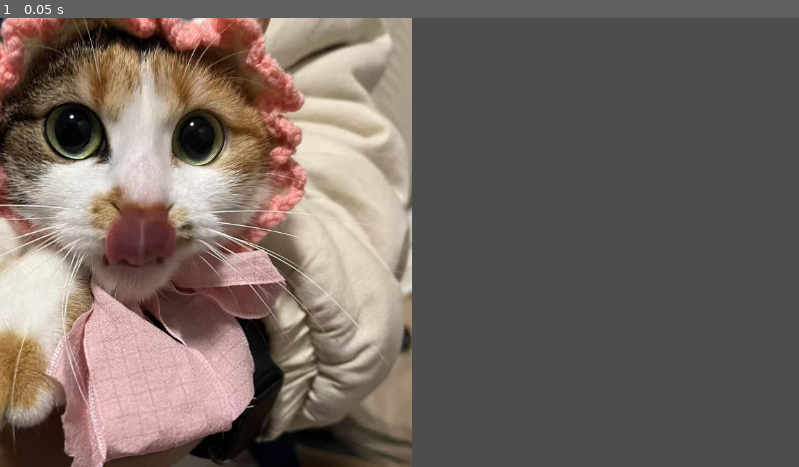
Above: before the commit, frame 1.
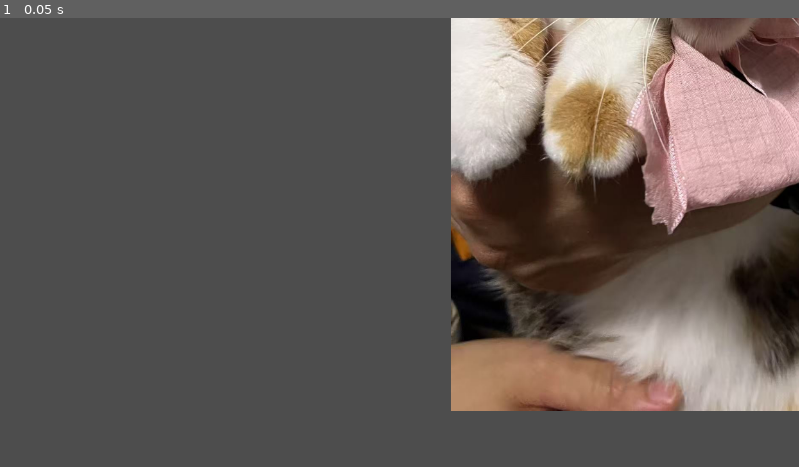
Above: after the commit, the same moment.

Repository: xiaolinguaguagua/git_demo
Game: Godot game, scene res://map/node_2d.tscn
Same seed, same stepped clock (60 frames per second), same inputs: the game is played once before the commit and once after it. The project has no main scene, so this scene is started directly.
Inputs:
- Up to frame 1 (0.05 s): no input

The runs differ from the first frame. In frame 1, 84% of the frame differs, in the area x 0-100%, y 0-100%.

Commit message:
map update

Diff:
--- a/gitdemo/map/node_2d.tscn
+++ b/gitdemo/map/node_2d.tscn
@@ -5,6 +5,6 @@
 [node name="Node2D" type="Node2D"]
 
 [node name="发财" type="Sprite2D" parent="."]
-position = Vector2(204, 394)
+position = Vector2(1041, 34)
 scale = Vector2(0.610156, 0.62478)
 texture = ExtResource("1_ww0is")
